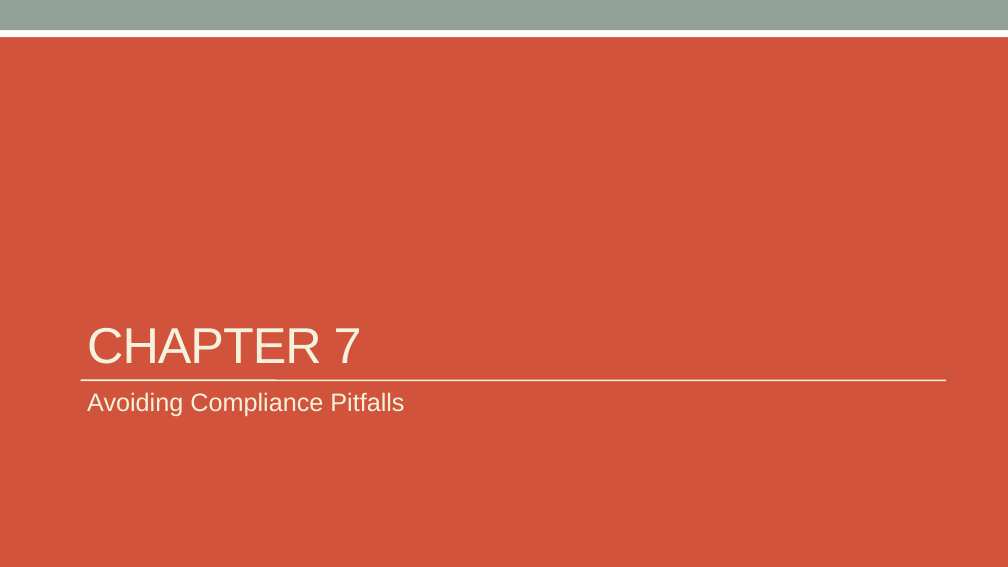
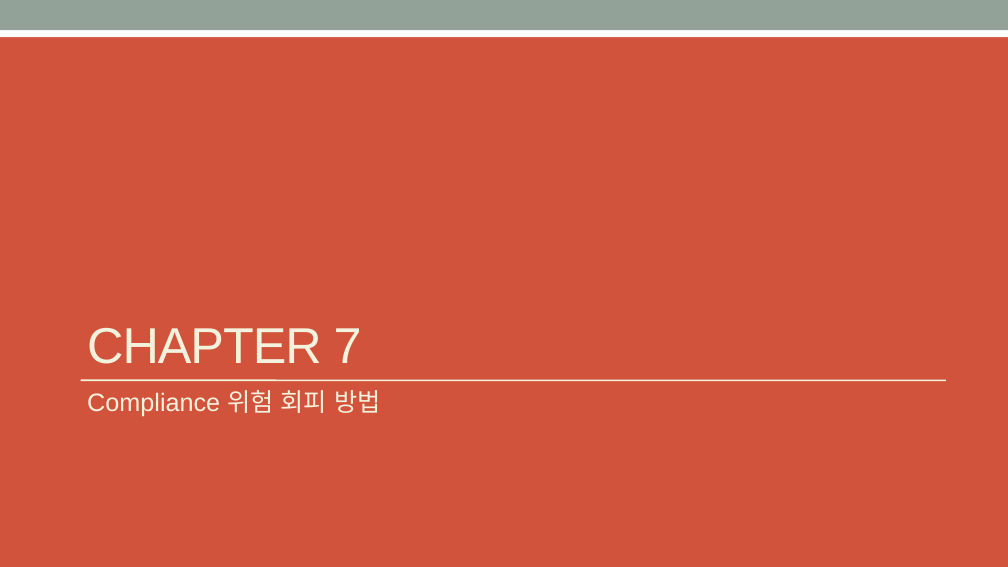
Before and after one commit to hakssung/openchain-curriculum-release-1-kor, a slide deck: slide 64 of slide/openchain-curriculum-release-1-kor.pptx. Drawn at 1008x567 pixels with LibreOffice and Linux fonts; fonts in the diff are those of the drawing. Boxes give left, top, right and bottom in pixels: in the first picture for what was removed or moved away, otherwise in the second. Text is boxed around its words. In the diff, an @@ line names an element or a change of style, - is before the commit and + after.

Commit message:
fix
fix

```diff
--- a/slide/openchain-curriculum-release-1-kor.pptx
+++ b/slide/openchain-curriculum-release-1-kor.pptx
@@ text at [87,390,380,416]: text changed @@
-Avoiding Compliance Pitfalls
+Compliance 위험 회피 방법
```
Also in this commit, not shown: 12 other slides changed, 1 slide added, 1 slide removed.
